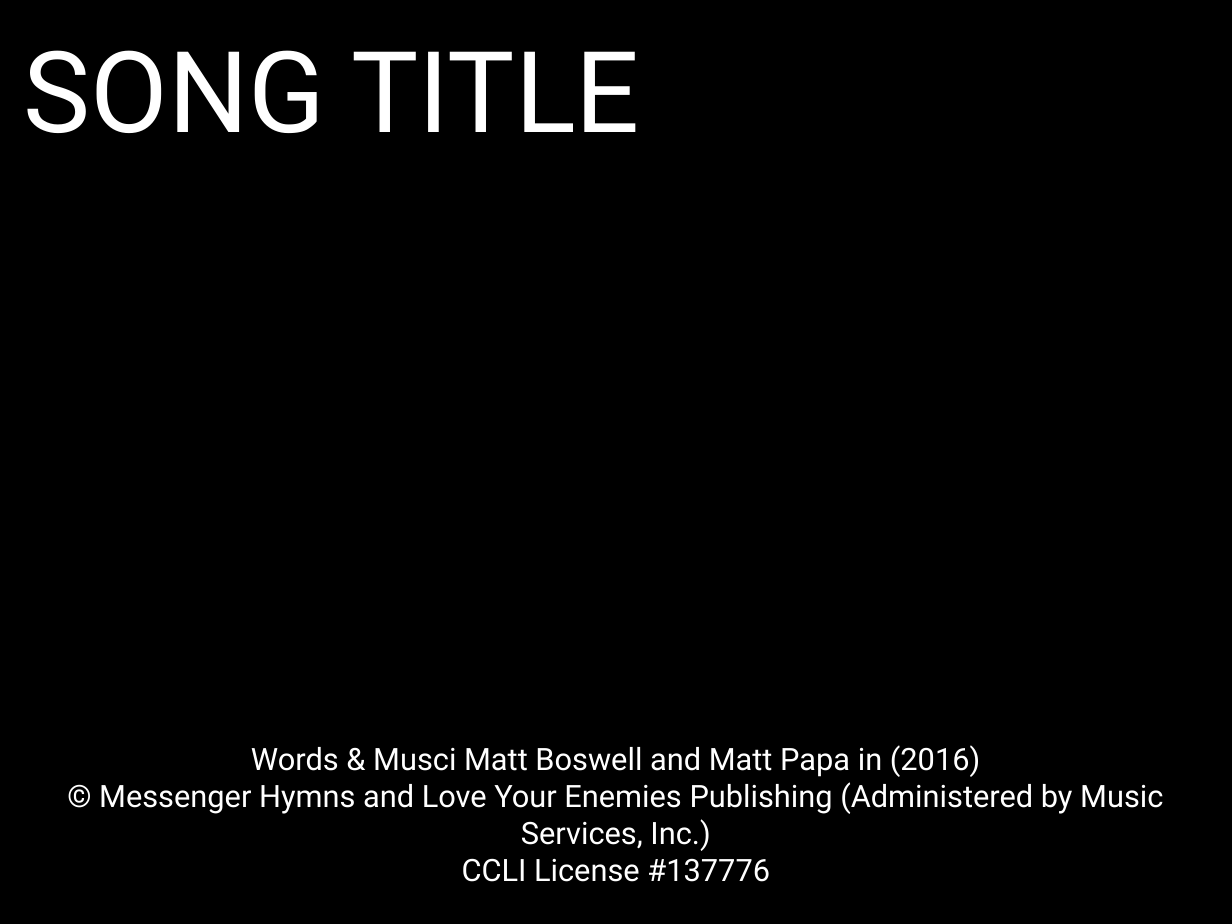
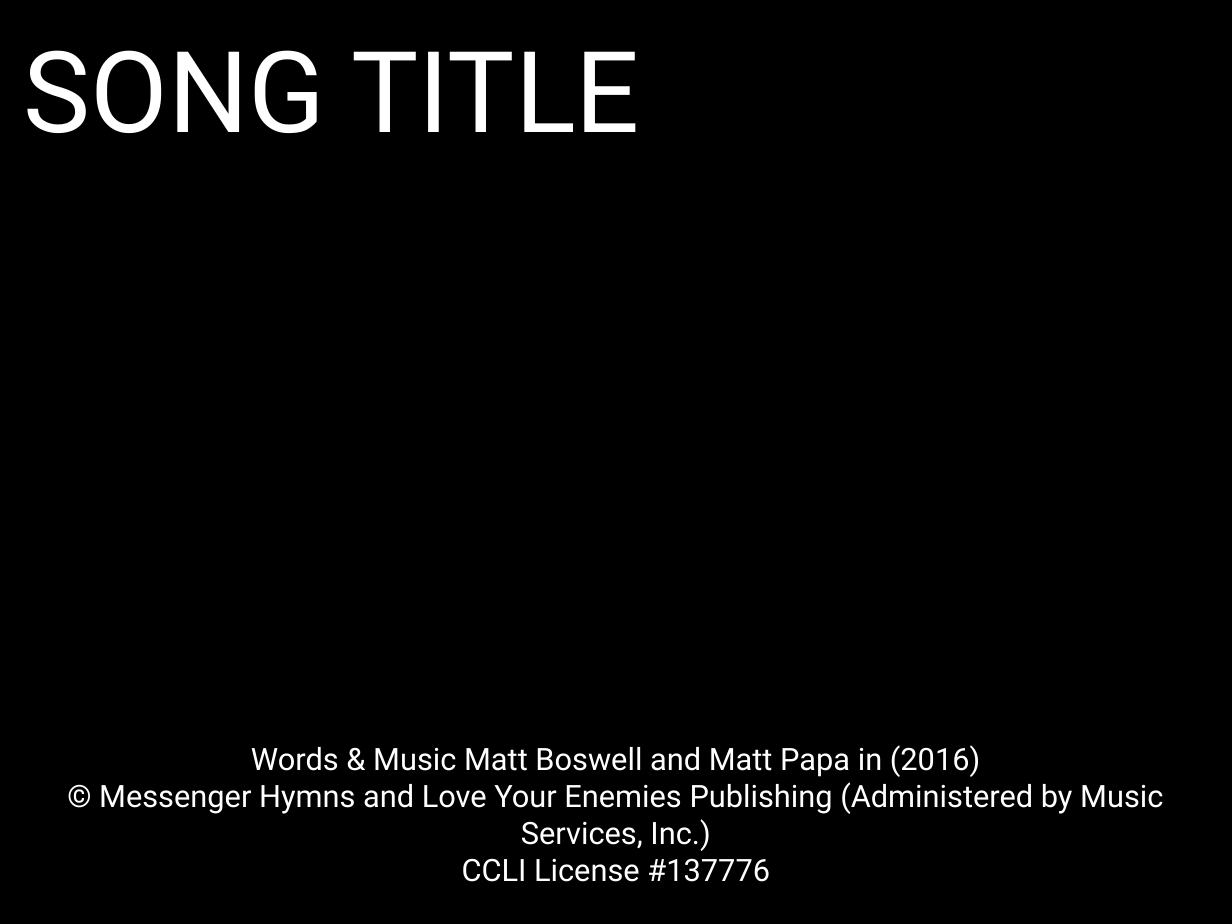
Before and after one commit to kendall412/worship, a slide deck: slide 1 of TEMPLATE-slides.pptx. Drawn at 1232x924 pixels with LibreOffice and Linux fonts; fonts in the diff are those of the drawing. Boxes give left, top, right and bottom in pixels: in the first picture for what was removed or moved away, otherwise in the second. Text is boxed around its words. In the diff, an @@ line names an element or a change of style, - is before the commit and + after.

```diff
--- a/TEMPLATE-slides.pptx
+++ b/TEMPLATE-slides.pptx
@@ text at (251, 745, 980, 777): text changed @@
-Words & Musci Matt Boswell and Matt Papa in (2016)
+Words & Music Matt Boswell and Matt Papa in (2016)
```
Also in this commit, not shown: 7 other files.
